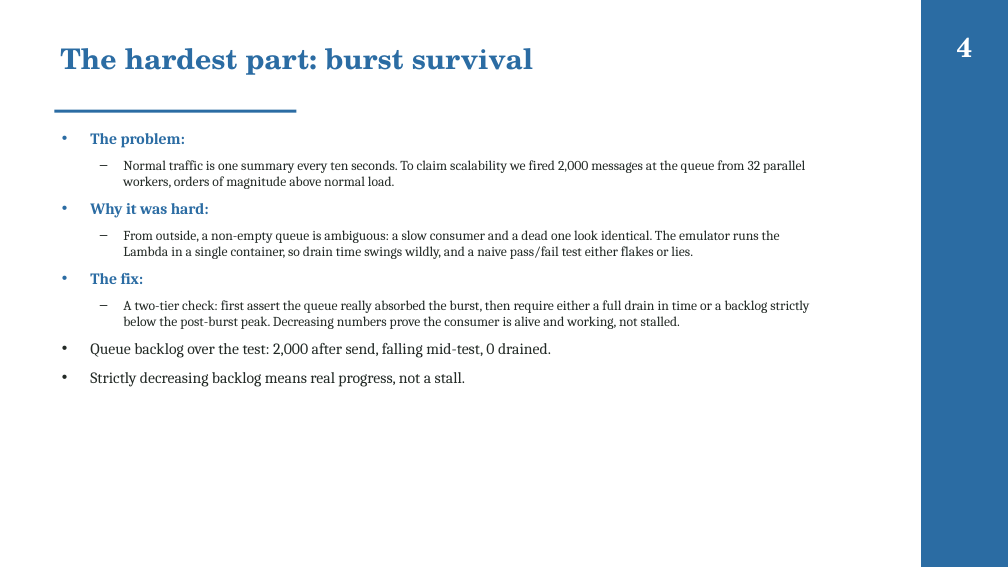
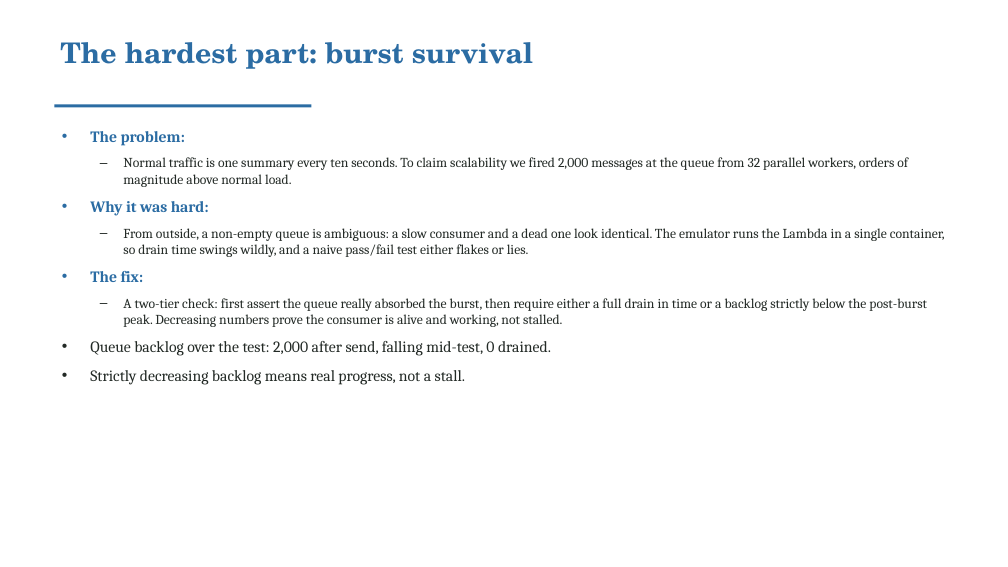
Before and after one commit to valletivarish/FEC_version_2, a slide deck: slide 5 of ppt/water-treatment-utility.pptx. Drawn at 1008x567 pixels with LibreOffice and Linux fonts; fonts in the diff are those of the drawing. Boxes give left, top, right and bottom in pixels: in the first picture for what was removed or moved away, otherwise in the second. Text is boxed around its words. In the diff, an @@ line names an element or a change of style, - is before the commit and + after.

Commit message:
Ensure no two decks share a theme: ΔE colour audit across all archetype+cover groups; move bridge->underline, retail/water->plain, industrial->diagonal (dark now marine-only); recolour smart-city/smart-building/parking/transit/elevator/cold-chain/aquaculture to spread the palette. 0 collisions at ΔE<20

```diff
--- a/ppt/water-treatment-utility.pptx
+++ b/ppt/water-treatment-utility.pptx
@@ rectangle removed at box(921, 0, 1008, 567) @@
@@ title "The hardest part: burst survival": place and size @@
-title "The hardest part: burst survival" at box(60, 48, 533, 75)
+title "The hardest part: burst survival" at box(60, 42, 533, 69)
@@ text removed at box(957, 37, 973, 57) @@
-4
@@ rectangle: place and size @@
-rectangle at box(54, 110, 296, 113)
+rectangle at box(54, 104, 312, 107)
@@ text "The problem:" rewrapped from box(90, 133, 809, 387) to box(90, 131, 945, 384) @@
```
Also in this commit, not shown: 4 other slides changed, 24 other files.
